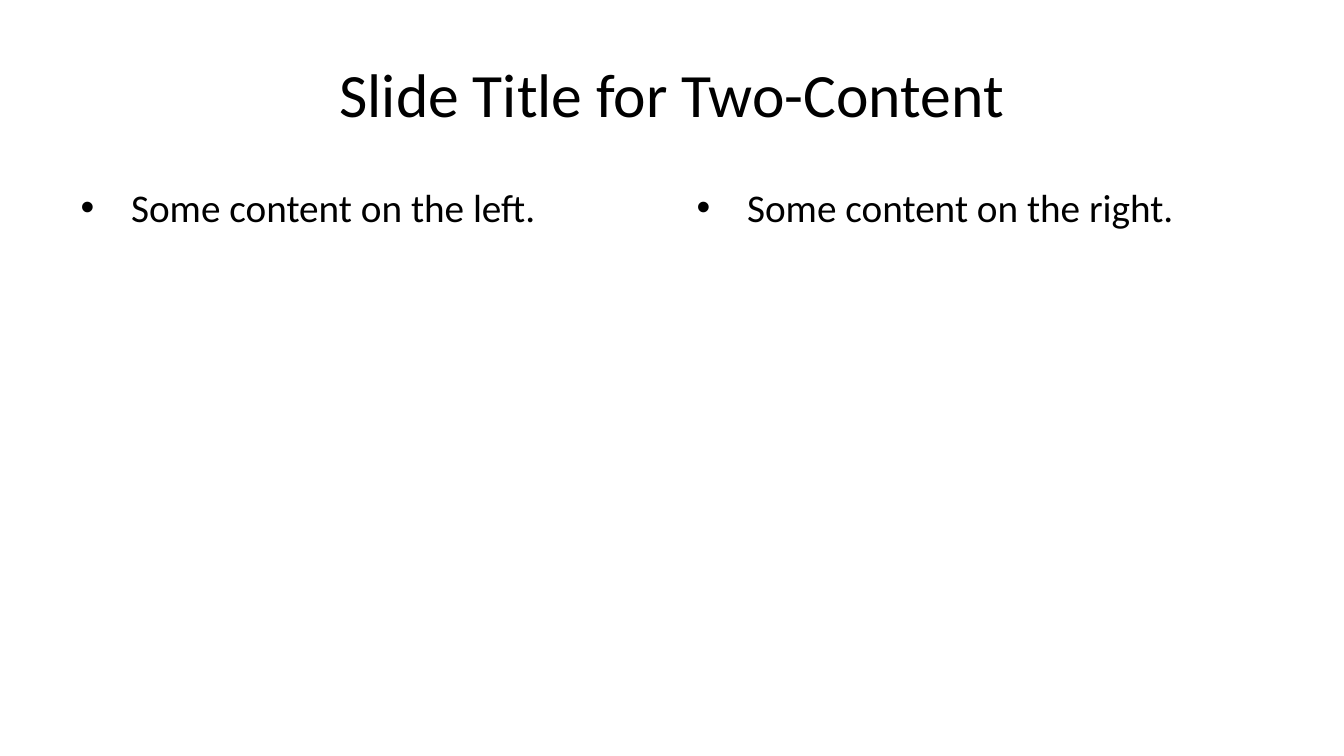
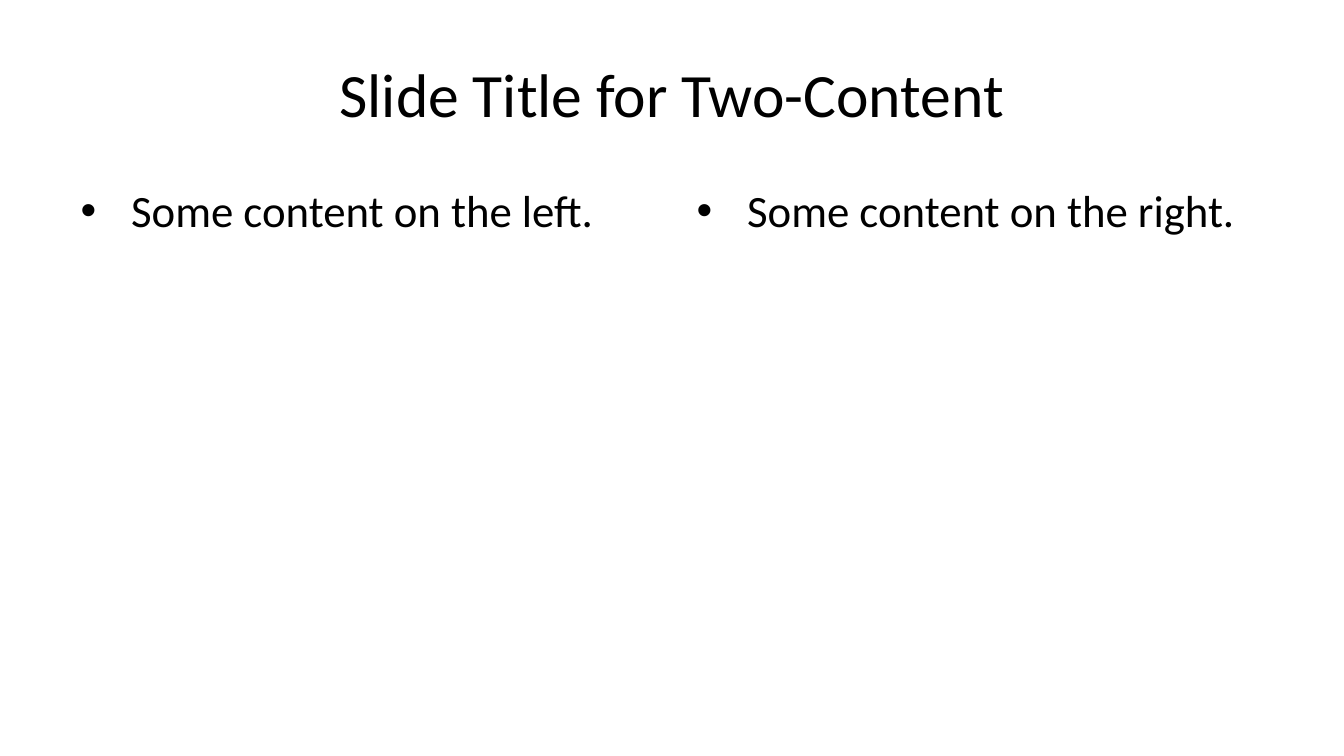
Before and after one commit to jcsalo/patient_education, a slide deck: slide 4 of template.pptx. Drawn at 1344x756 pixels with LibreOffice and Linux fonts; fonts in the diff are those of the drawing. Boxes give left, top, right and bottom in pixels: in the first picture for what was removed or moved away, otherwise in the second. Text is boxed around its words. In the diff, an @@ line names an element or a change of style, - is before the commit and + after.

```diff
--- a/template.pptx
+++ b/template.pptx
@@ text "Some content on the left." at [131, 196, 593, 228]: size 21 to 24 pt @@
@@ text "Some content on the right." at [747, 196, 1234, 235]: size 21 to 24 pt @@
```
Also in this commit, not shown: 1 other slide changed, 4 other files.
